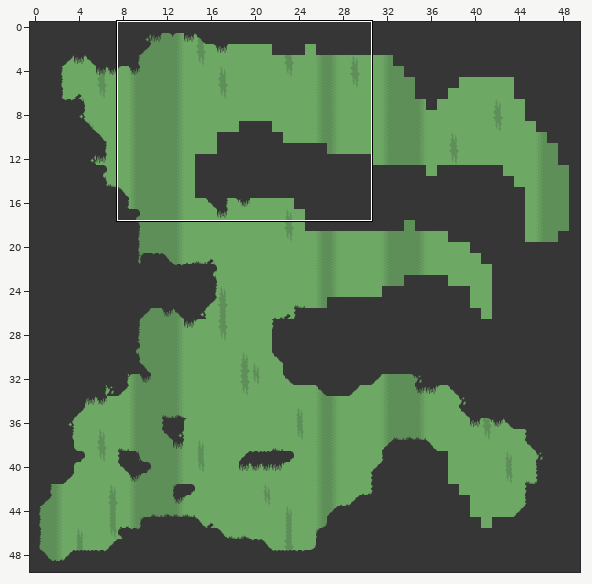
Tiled map -- levels/level.tmx. The picture above shows the old version from afar; the outline marks the close-up.
Close-up. Old version:
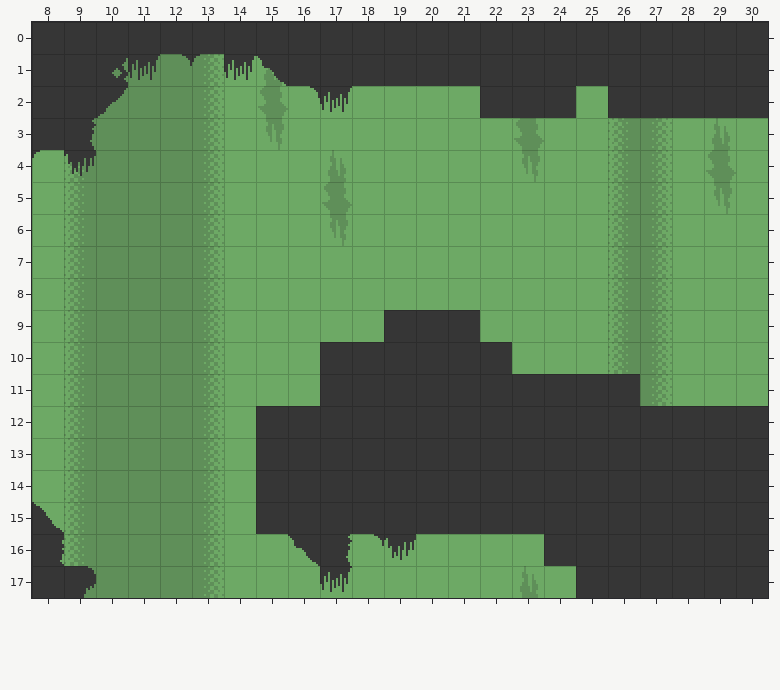
Cells are 32x32 px. Shown: x 8..30, y 0..17. The commit also changed other parts of the map, which this record leaves out.
The same view after the edit:
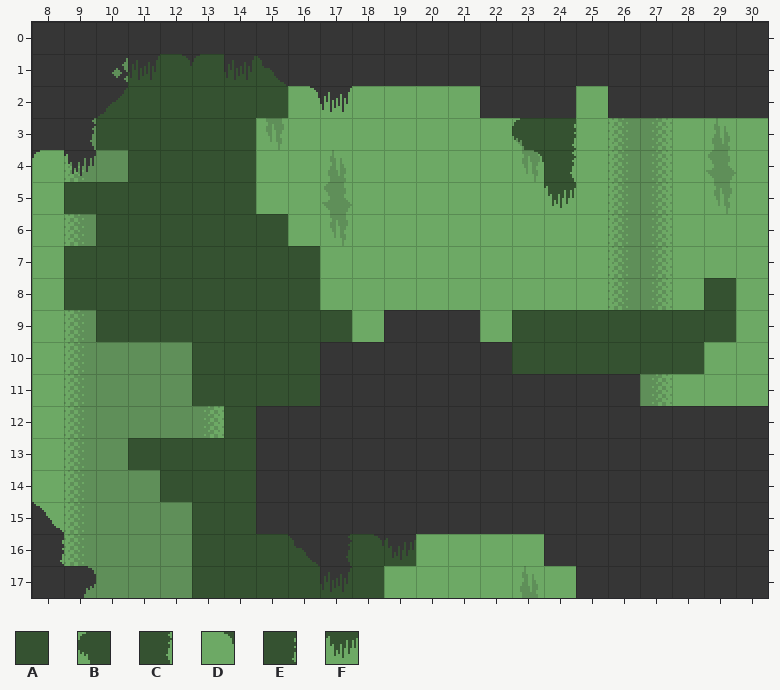
Key: from "mininicular": A 4, B 12, C 29, D 31, E 37, F 52.
_ is an empty cell, . an unchanged one.
Tiles of an added or newly shown layer are drawn over the layers below it.
Difference:
--- layer "'Middle'ground" (added)
@@ x 9..29 @@
- 1 .._____..............
- 2 .______..............
- 3 ._____........__.....
- 4 ..____........__.....
- 5 ______........._.....
- 6 .______..............
- 7 ________.............
- 8 ________............_
- 9 .________....._______
-10 ....____......______.
-11 ....____.............
-12 ....._...............
-13 ..____...............
-14 ...___...............
-15 ....__...............
-16 ...._______..........
-17 ....______...........
+ 1 ..AAAAA..............
+ 2 .AAAAAA..............
+ 3 .AAAAA........BE.....
+ 4 ..AAAA........DC.....
+ 5 AAAAAA.........F.....
+ 6 .AAAAAA..............
+ 7 AAAAAAAA.............
+ 8 AAAAAAAA............A
+ 9 .AAAAAAAA.....AAAAAAA
+10 ....AAAA......AAAAAA.
+11 ....AAAA.............
+12 .....A...............
+13 ..AAAA...............
+14 ...AAA...............
+15 ....AA...............
+16 ....AAAAAAA..........
+17 ....AAAAAA...........
